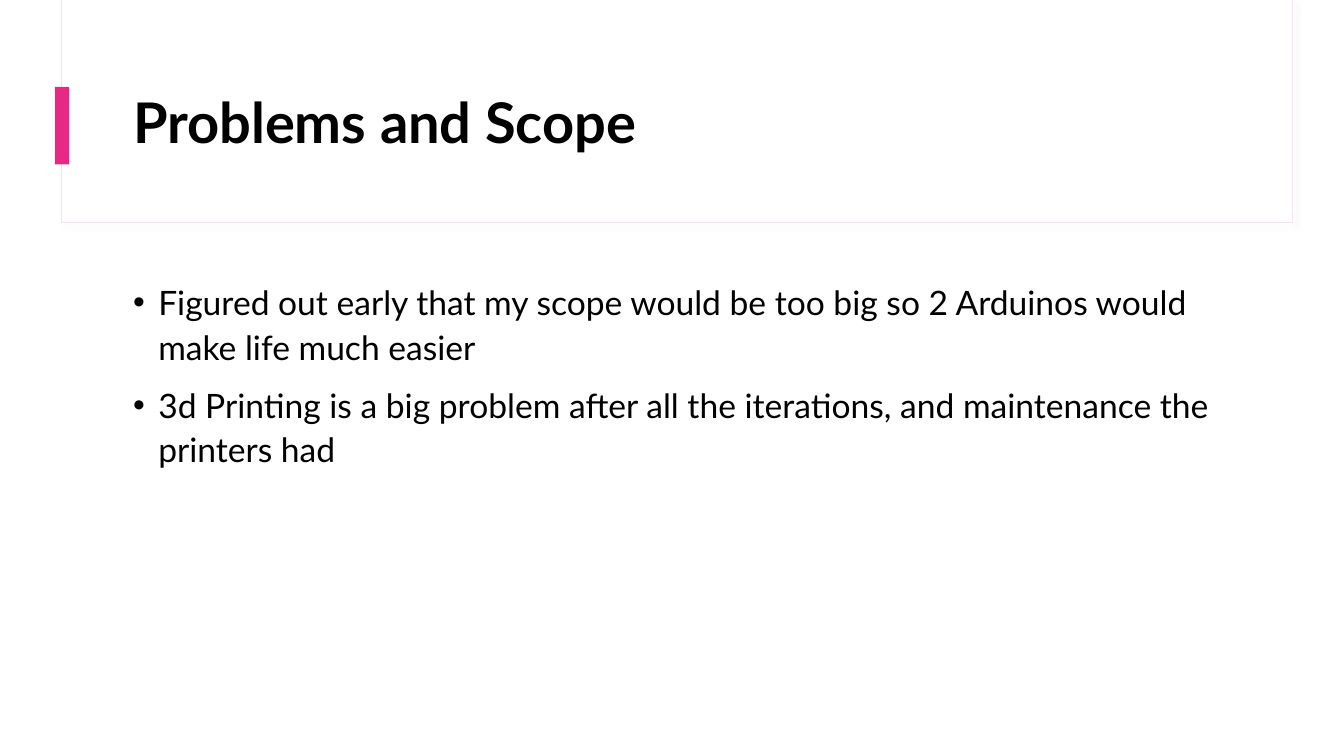
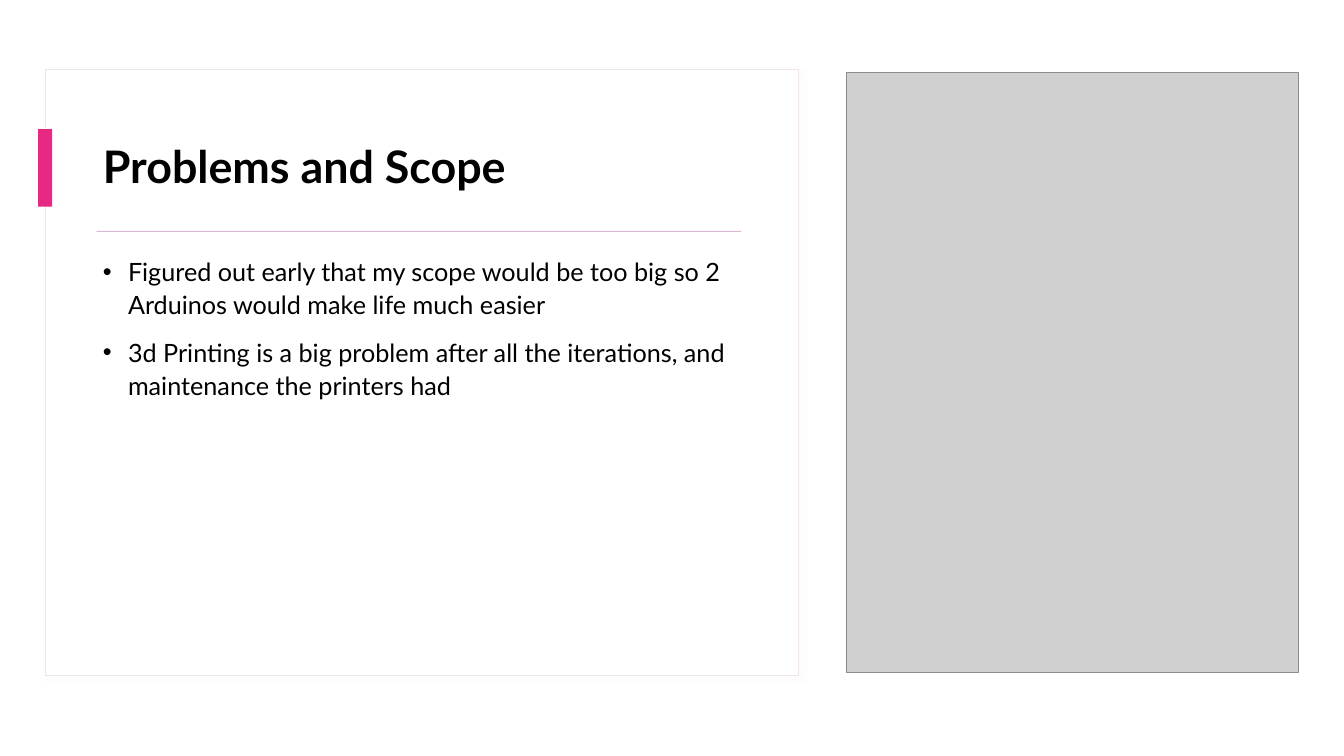
Before and after one commit to AitchesonBen/MastermindProject, a slide deck: slide 4 of MASTERMIND.pptx. Drawn at 1344x756 pixels with LibreOffice and Linux fonts; fonts in the diff are those of the drawing; grey boxes stand for pictures. Boxes give left, top, right and bottom in pixels: in the first picture for what was removed or moved away, otherwise in the second. Text is boxed around its words. In the diff, an @@ line names an element or a change of style, - is before the commit and + after.

Commit message:
update powerpoint with awesome photos

```diff
--- a/MASTERMIND.pptx
+++ b/MASTERMIND.pptx
@@ rectangle added at bbox=[0, 0, 1344, 756], fill #FFFFFF @@
@@ rectangle added at bbox=[45, 70, 800, 676], fill #FFFFFF, outline #EFE3EE 0.75 pt @@
@@ rectangle removed at bbox=[55, 87, 70, 164] @@
@@ picture added at bbox=[847, 73, 1299, 674] @@
@@ title "Problems and Scope": place and size @@
-title "Problems and Scope" at bbox=[133, 101, 636, 153]
+title "Problems and Scope" at bbox=[103, 149, 506, 191]
@@ title "Problems and Scope" at bbox=[103, 149, 506, 191]: size 40 to 32 pt @@
@@ rectangle added at bbox=[38, 129, 52, 207], fill #E72983 @@
@@ rectangle added at bbox=[97, 231, 741, 232], fill #D8B9D3 @@
@@ text "Figured out early that my ...": place and size @@
-text "Figured out early that my ..." at bbox=[158, 290, 1209, 468]
+text "Figured out early that my ..." at bbox=[128, 262, 725, 400]
@@ text "Figured out early that my ..." at bbox=[128, 262, 725, 400]: size 24 to 18 pt @@
```
Also in this commit, not shown: 2 other slides changed.
